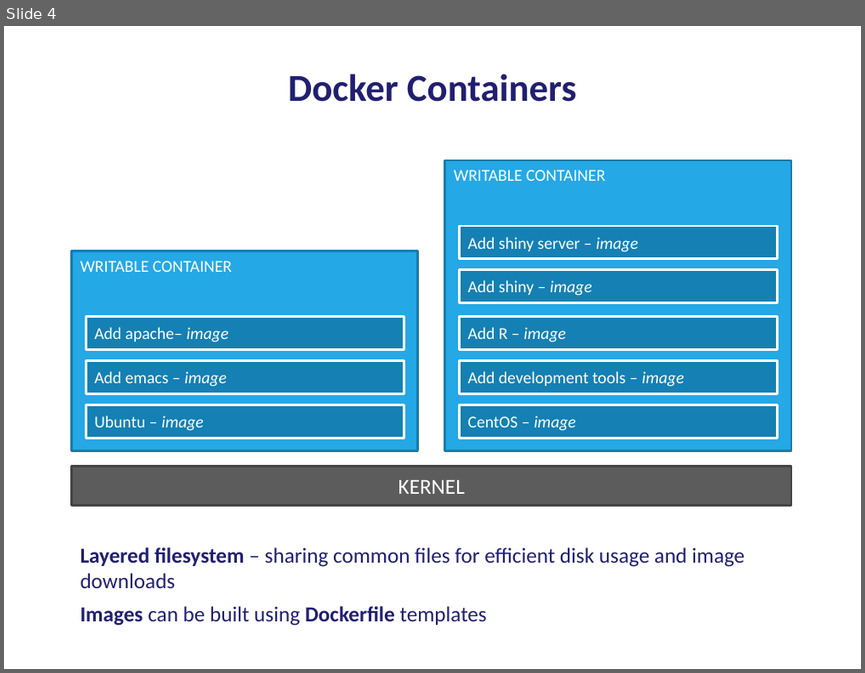
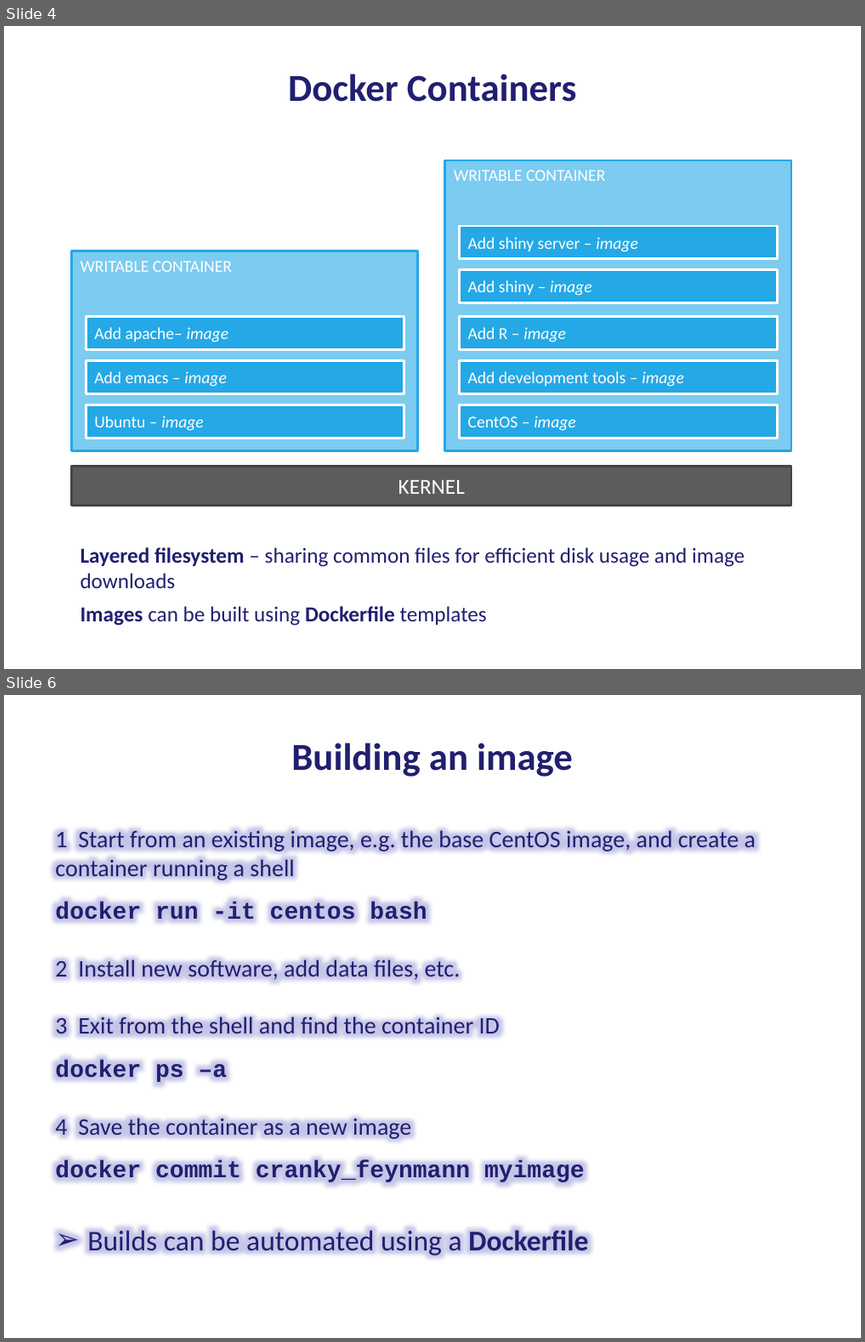
Before and after one commit to bioinformatics-core-shared-training/docker-4-bioinformatics, a slide deck: IntroductionToDocker.pptx. Shown one above the other, each under a label of ours: slide 4 before the commit, slides 4 and 6 after it; the slides between them are not shown. The pictures are 865x673 and 865x1342 pixels, drawn with LibreOffice and Linux fonts; fonts in the diff are those of the drawing. Boxes give left, top, right and bottom in pixels: in the first picture for what was removed or moved away, otherwise in the second. Text is boxed around its words. In the diff, an @@ line names an element or a change of style, - is before the commit and + after.

Commit message:
Added slides showing some basic docker commands and how to build an image

```diff
--- a/IntroductionToDocker.pptx
+++ b/IntroductionToDocker.pptx
@@ slide 6 added at (4,695,861,1338), background #FFFFFF @@
@@ title added at (291,743,573,777), 32 pt, text #211F70, bold @@
+Building an image
@@ text added at (55,828,755,1257), 20 pt, text #211F70 @@
+1 Start from an existing image, e.g. the base CentOS image, and create a container running a shell
+docker run -it centos bash
+2 Install new software, add data files, etc.
+3 Exit from the shell and find the container ID
+docker ps –a
+4 Save the container as a new image
+docker commit cranky_feynmann myimage
+➢ Builds can be automated using a Dockerfile
@@ slide 4 changed as well @@
@@ rectangle "WRITABLE CONTAINER" at (445,160,791,451): fill #24A8E6 to #7CCBF0; outline #1B7CAA 2 pt to #24A8E6 2 pt @@
@@ fill #1480B3 to #24A8E6 in 8 elements at (86,405,404,437), (86,361,404,393), (86,317,404,349), (459,405,777,437), (459,361,777,393), (459,317,777,349), (459,269,777,302), (459,226,777,258) @@
@@ rectangle "WRITABLE CONTAINER" at (72,250,418,450): fill #24A8E6 to #7CCBF0; outline #1B7CAA 2 pt to #24A8E6 2 pt @@
```
Also in this commit, not shown: 8 other slides changed, 1 other slide added.
